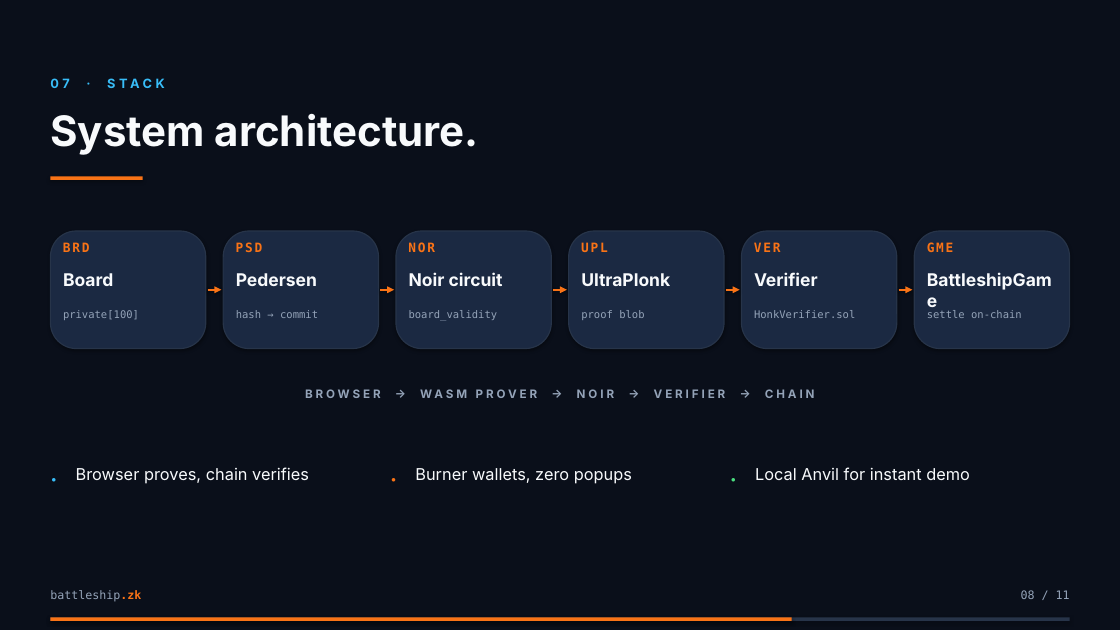
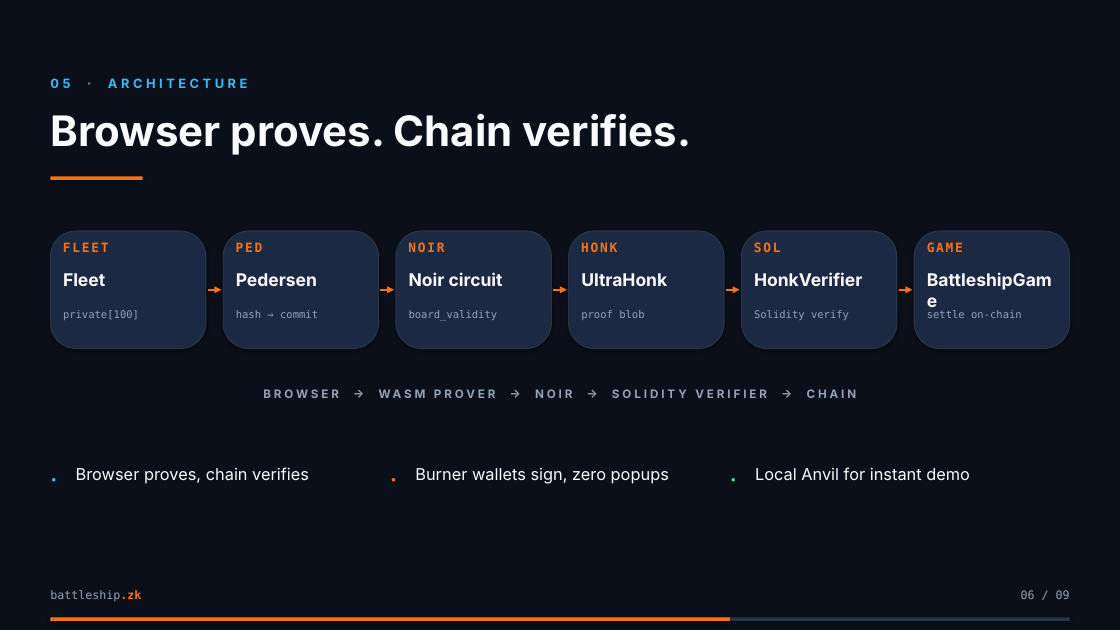
Before and after one commit to ppabba101/solidity-battleship, a slide deck: slide 6 of presentation/battleship-zk-demo.pptx (slide 8 before the commit). Drawn at 1120x630 pixels with LibreOffice and Linux fonts; fonts in the diff are those of the drawing. Boxes give left, top, right and bottom in pixels: in the first picture for what was removed or moved away, otherwise in the second. Text is boxed around its words. In the diff, an @@ line names an element or a change of style, - is before the commit and + after.

```diff
--- a/presentation/battleship-zk-demo.pptx
+++ b/presentation/battleship-zk-demo.pptx
@@ text at [50, 78, 247, 88]: text changed @@
-07 · STACK
+05 · ARCHITECTURE
@@ text at [50, 113, 692, 155]: text changed @@
-System architecture.
+Browser proves. Chain verifies.
@@ text at [63, 242, 109, 252]: text changed @@
-BRD
+FLEET
@@ text at [236, 242, 263, 252]: text changed @@
-PSD
+PED
@@ text at [408, 242, 444, 252]: text changed @@
-NOR
+NOIR
@@ text at [581, 242, 617, 252]: text changed @@
-UPL
+HONK
@@ text at [754, 242, 781, 252]: text changed @@
-VER
+SOL
@@ text at [927, 242, 963, 252]: text changed @@
-GME
+GAME
@@ text at [63, 273, 105, 286]: text changed @@
-Board
+Fleet
@@ text at [581, 273, 667, 286]: text changed @@
-UltraPlonk
+UltraHonk
@@ text at [754, 272, 862, 286]: text changed @@
-Verifier
+HonkVerifier
@@ text at [754, 310, 849, 320]: text changed @@
-HonkVerifier.sol
+Solidity verify
@@ text at [263, 389, 857, 398]: text changed @@
-BROWSER → WASM PROVER → NOIR → VERIFIER → CHAIN
+BROWSER → WASM PROVER → NOIR → SOLIDITY VERIFIER → CHAIN
@@ text at [415, 468, 669, 484]: text changed @@
-Burner wallets, zero popups
+Burner wallets sign, zero popups
@@ text at [1021, 590, 1070, 599]: text changed @@
-08 / 11
+06 / 09
@@ rectangle: place and size @@
-rectangle at [50, 618, 791, 621]
+rectangle at [50, 618, 730, 621]
```
Also in this commit, not shown: 5 other slides changed, 3 slides added, 5 slides removed, 11 other files.
